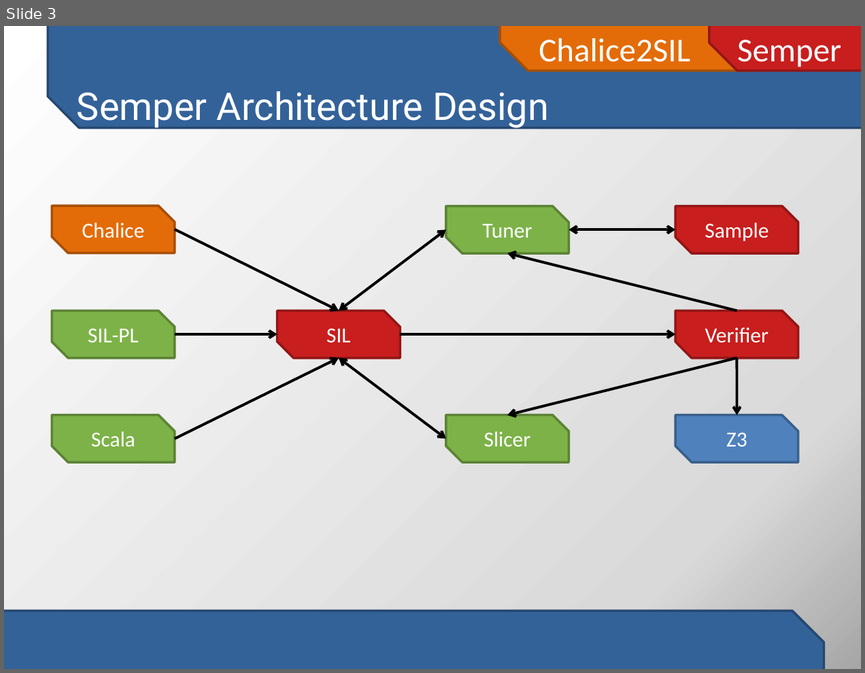
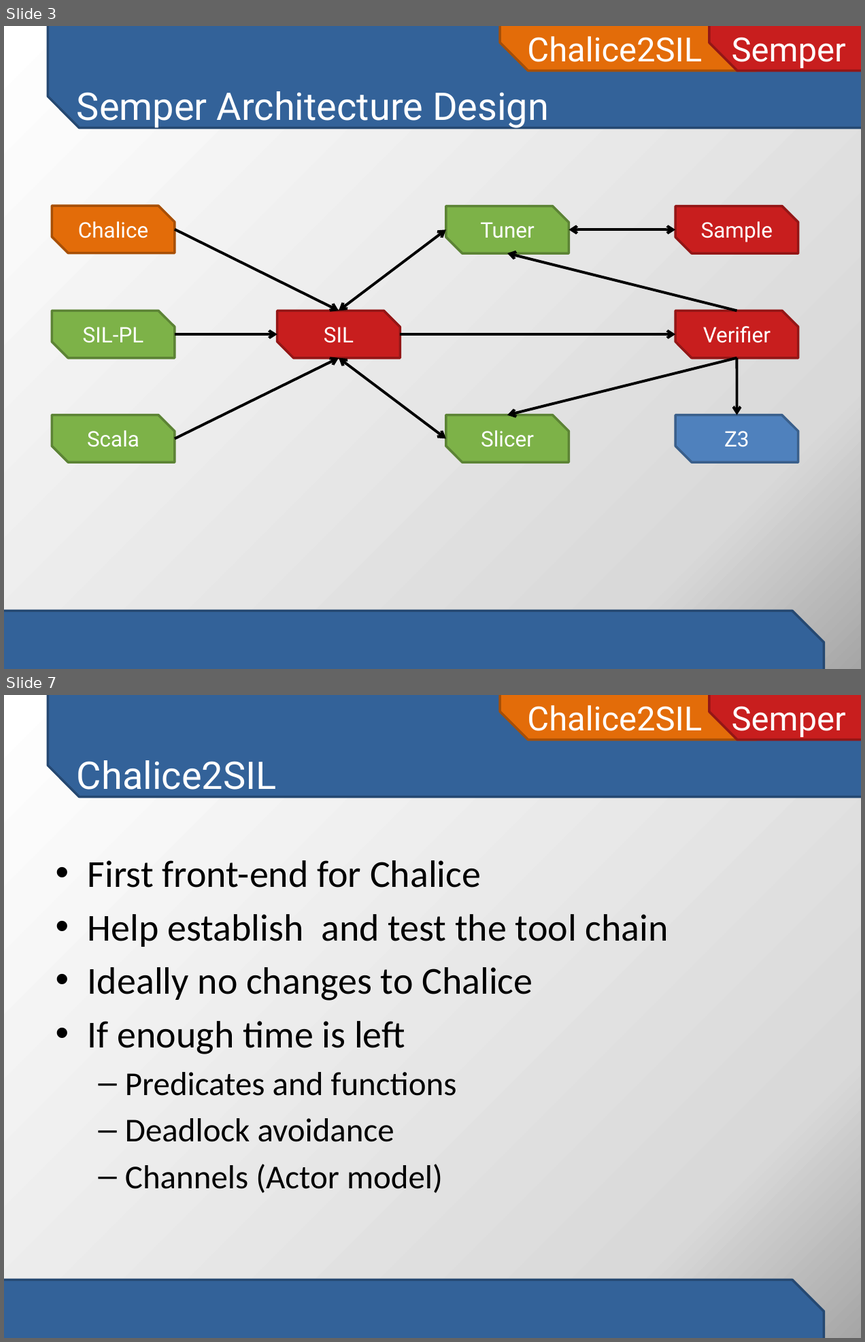
Before and after one commit to viperproject/chalice2silver, a slide deck: chalice2sil/doc/initial-project-presentation.pptx. Shown one above the other, each under a label of ours: slide 3 before the commit, slides 3 and 7 after it; the slides between them are not shown. The pictures are 865x673 and 865x1342 pixels, drawn with LibreOffice and Linux fonts; fonts in the diff are those of the drawing. Boxes give left, top, right and bottom in pixels: in the first picture for what was removed or moved away, otherwise in the second. Text is boxed around its words. In the diff, an @@ line names an element or a change of style, - is before the commit and + after.

```diff
--- a/chalice2sil/doc/initial-project-presentation.pptx
+++ b/chalice2sil/doc/initial-project-presentation.pptx
@@ slide 7 added at [4,695,861,1338], background gradient #FFFFFF to #D9D9D9 to #A6A6A6; not listed: 4 template elements that a slide beside it also shows @@
@@ title added at [77,760,277,798], 32 pt, text #FFFFFF @@
+Chalice2SIL
@@ text added at [88,860,668,1193], 32 pt, text #000000 @@
+• First front-end for Chalice
+• Help establish and test the tool chain
+• Ideally no changes to Chalice
+• If enough time is left
+  – Predicates and functions
+  – Deadlock avoidance
+  – Channels (Actor model)
@@ slide 3 changed as well @@
@@ font Calibri to Roboto in 11 elements at [52,415,175,462], [52,310,175,358], [52,206,175,253], [277,310,400,358], [675,310,798,358], [675,206,798,253], [446,415,568,462], [446,206,568,253], [675,415,798,462], [500,26,756,72], [709,26,861,72] @@
```
Also in this commit, not shown: 3 other slides changed, 3 other slides added, 1 slide removed, 2 other files.
